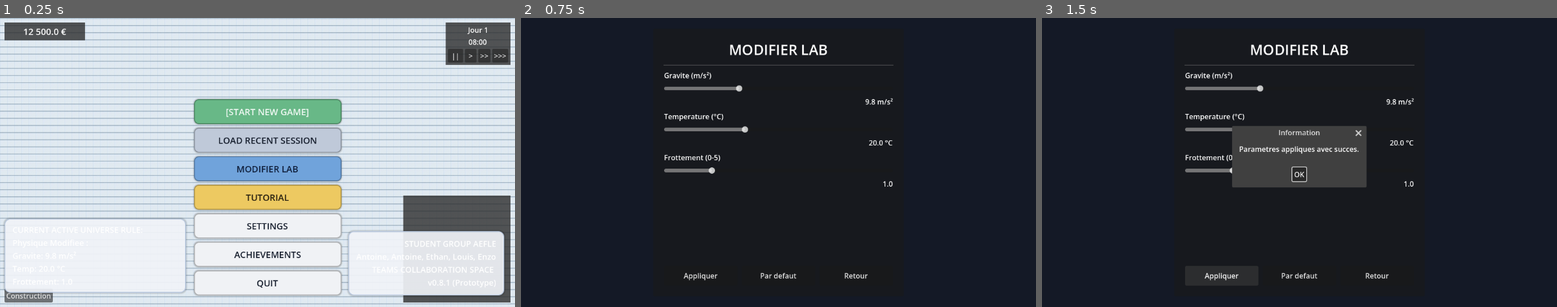
Above: before the commit, frames 1-3 (left to right).
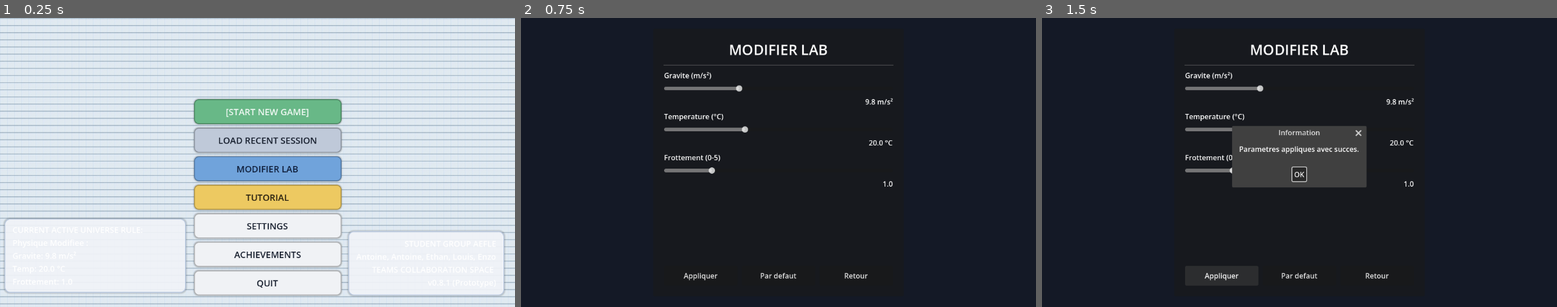
Above: after the commit, the same moments.

Repository: AApoLLoo/Projet
Game: Godot game, scene res://scene/main_menu.tscn
The game is run twice, just before and just after one commit, with the same random seed, the same clock (stepped at 60 frames per second) and the same inputs.
Inputs:
- Up to frame 1 (0.25 s): no input
- Up to frame 2 (0.75 s): click "MODIFIER LAB" at 0.5 s
- Up to frame 3 (1.5 s): click "Appliquer" at 1.25 s

The runs differ from the first frame. In frame 1, 6.5% of the frame differs, in the area x 0-100%, y 1-99%; in frame 2, nothing differs; in frame 3, nothing differs.

Commit message:
Hide HUD in level preview instances
Ensure HUD elements are hidden when spawning a level preview so they don't appear behind the menu. The code checks for a HUD at PointLight2D/HUD and falls back to find_node("HUD"). If found, it calls hide() when available or sets visible = false for CanvasLayer/Control nodes to keep the preview clean.

Diff:
--- a/scene/main_menu.gd
+++ b/scene/main_menu.gd
@@ -306,6 +306,19 @@
 	var level_instance: Node = level_scene.instantiate()
 	if level_instance and level_instance.has_method("set_preview_mode"):
 		level_instance.call("set_preview_mode", true)
+
+	# Ensure HUD is hidden in the preview instance so it doesn't appear behind the menu
+	if level_instance:
+		var hud_node: Node = null
+		if level_instance.has_node("PointLight2D/HUD"):
+			hud_node = level_instance.get_node("PointLight2D/HUD")
+		else:
+			hud_node = level_instance.find_node("HUD", true, false)
+		if hud_node != null:
+			if hud_node.has_method("hide"):
+				hud_node.hide()
+			elif hud_node is CanvasLayer or hud_node is Control:
+				hud_node.visible = false
 	if level_instance:
 		_preview_viewport.add_child(level_instance)
 
